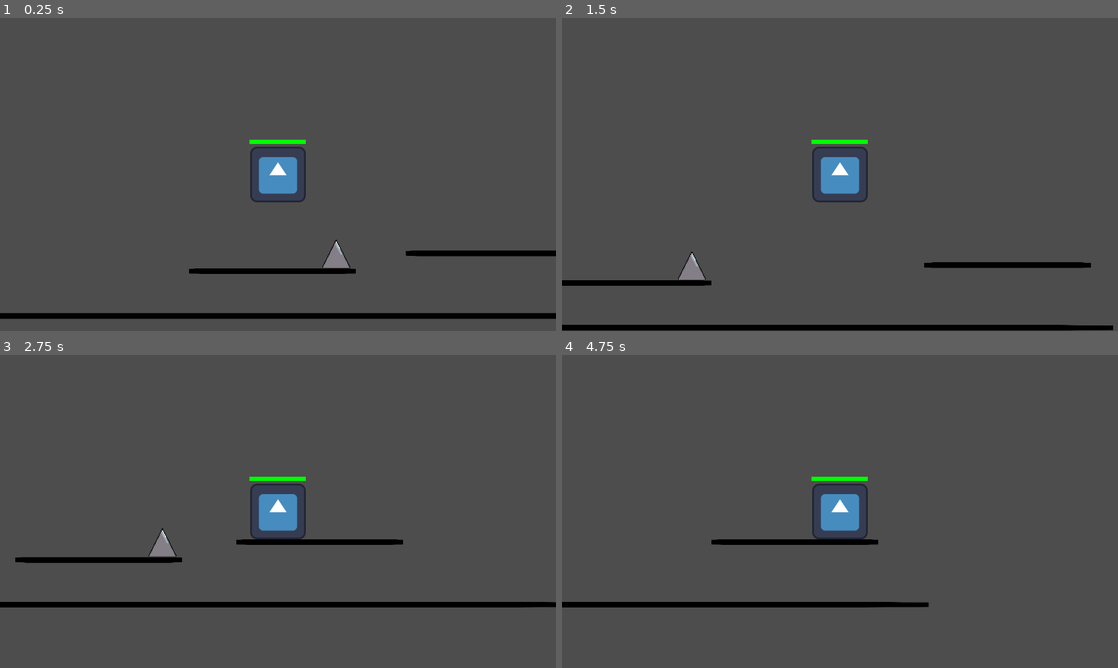
Above: before the commit, frames 1-4 (two rows, left to right).
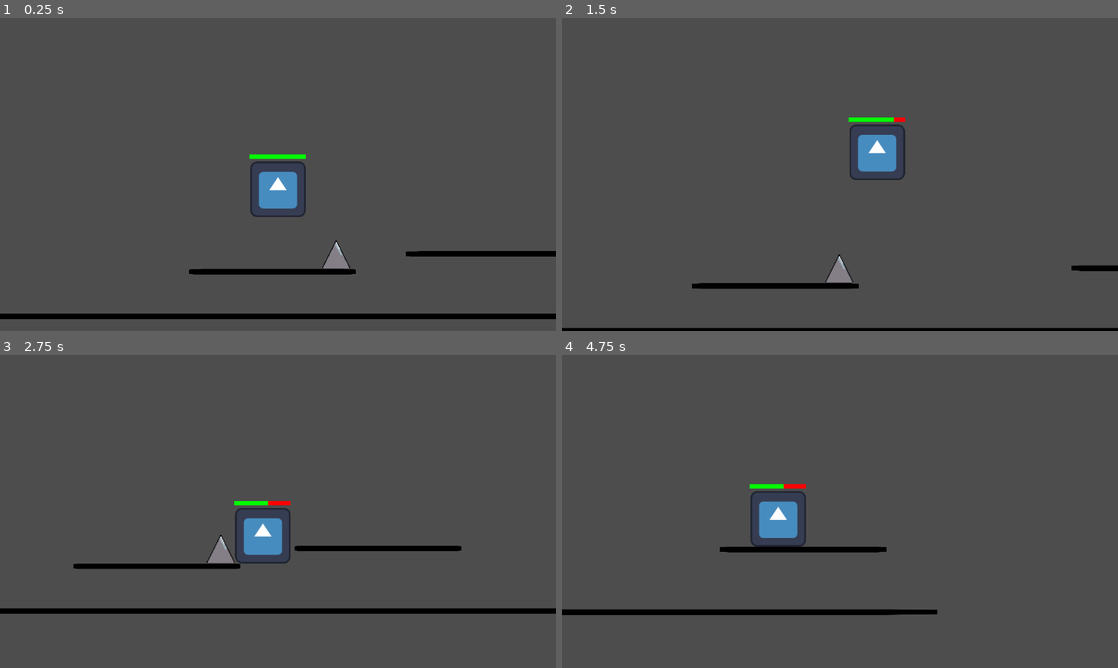
Above: after the commit, the same moments.

Repository: JamesCarnathan/TestingGameVersionControl
Game: Godot game, scene res://Assets/game.tscn
The game is run twice, just before and just after one commit, with the same random seed, the same clock (stepped at 60 frames per second) and the same inputs. The engine's default icon, where the game draws it, is replaced by a stand-in: a white triangle on a blue panel in a dark square.
Inputs:
- Up to frame 1 (0.25 s): no input
- Up to frame 2 (1.5 s): hold W (Up) 0.53-1.28 s; hold D (Right) from 0.53 s (still down); tap Shift (Dash, bound only after the commit) at 0.6 s; tap W (Up) at 1.35 s
- Up to frame 3 (2.75 s): tap W (Up) at 1.52, 1.82 s; tap Shift (Dash, bound only after the commit) at 1.55, 2.1 s; release D (Right) at 2.03 s; hold A (Left) from 2.03 s (still down); hold W (Up) from 2.03 s (still down)
- Up to frame 4 (4.75 s): release A (Left) at 2.78 s; release W (Up) at 2.78 s; hold D (Right) 2.78-4.28 s; tap Shift (Dash, bound only after the commit) at 2.85, 4.35 s; tap W (Up) at 3.02, 3.32, 4.52 s; hold W (Up) 3.53-4.28 s; hold A (Left) from 4.28 s (still down)

The runs differ from the first frame. In frame 1, 2.0% of the frame differs, in the area x 0-100%, y 38-97%; in frame 2, 5.6%; in frame 3, 7.9%, in the area x 0-100%, y 38-83%; in frame 4, 5.8%.

Commit message:
Added a dash and 2 hours of nothing

Diff:
--- a/Assets/game.tscn
+++ b/Assets/game.tscn
@@ -12,6 +12,11 @@
 [node name="Player" parent="." instance=ExtResource("1_7w0at")]
 position = Vector2(4, 5)
 health_max = 10.0
+jump_height = 1000.0
+jump_strength = 500.0
+dash_speed = 2500.0
+dash_iframes = 100.0
+dash_distance = 100000.0
 
 [node name="NormalFloor" parent="." instance=ExtResource("2_0hivi")]
 position = Vector2(-9, 260)
@@ -25,3 +30,12 @@
 [node name="NormalFloor2" parent="." instance=ExtResource("2_0hivi")]
 position = Vector2(0, 363)
 scale = Vector2(17.32, 0.1)
+
+[node name="NormalFloor4" parent="." instance=ExtResource("2_0hivi")]
+position = Vector2(-1024, 78)
+
+[node name="NormalFloor5" parent="." instance=ExtResource("2_0hivi")]
+position = Vector2(-1402, -231)
+
+[node name="NormalFloor3" parent="." instance=ExtResource("2_0hivi")]
+position = Vector2(-788, -422)
--- a/Assets/player.tscn
+++ b/Assets/player.tscn
@@ -18,6 +18,13 @@
 shape = SubResource("RectangleShape2D_hqtel")
 
 [node name="Camera2D" type="Camera2D" parent="."]
+position_smoothing_enabled = true
+position_smoothing_speed = 7.5
+drag_horizontal_enabled = true
+drag_left_margin = 0.05
+drag_top_margin = 0.05
+drag_right_margin = 0.05
+drag_bottom_margin = 0.05
 
 [node name="UI" type="Control" parent="."]
 layout_mode = 3
@@ -31,6 +38,7 @@
 offset_bottom = 40.0
 
 [node name="HP_LOWER" type="ColorRect" parent="UI/HP_BAR"]
+layout_mode = 0
 offset_left = -66.0
 offset_top = -80.0
 offset_right = 64.0
@@ -38,6 +46,7 @@
 color = Color(1, 0, 0, 1)
 
 [node name="HP_HIGHER" type="ColorRect" parent="UI/HP_BAR"]
+layout_mode = 0
 offset_left = -66.0
 offset_top = -80.0
 offset_right = 64.0
--- a/Scripts/damaging_floor.gd
+++ b/Scripts/damaging_floor.gd
@@ -2,6 +2,5 @@
 
 
 func _on_area_2d_body_entered(body: Node2D) -> void:
-	print("Chest")
 	if(body.is_in_group("Player")):
 		body.damage(2)
--- a/Scripts/player.gd
+++ b/Scripts/player.gd
@@ -1,42 +1,80 @@
 extends CharacterBody2D
 
-@export var max_jumps : int = 2
+@export var max_jumps: int
 @export var health_max: float
 @export var speed: float
 @export var jump_height: float
+@export var jump_strength: float
 
-var current_jumps : int = 0
-var current_health
-var max_bar_size
+@export var dash_speed: float
+@export var dash_iframes: float
+@export var dash_distance: float
+
+var test_Jump : bool = false
+
+var current_jumps: int = 0
+var current_health: float
+var max_bar_size: float
 
 var gravity = ProjectSettings.get_setting("physics/2d/default_gravity") as float
+
+var is_dashing: bool = false
+var dash_time: float = 0.0
+var dash_duration: float = 0.2
+var dash_direction: int = 0
 
 func _ready():
 	current_health = health_max
 	max_bar_size = $UI/HP_BAR/HP_HIGHER.size.x
 
 func _physics_process(delta: float) -> void:
+	if is_dashing:
+		_process_dash(delta)
+	else:
+		_process_movement(delta)
+		_check_dash_input()
+
+	move_and_slide()
+
+func _process_movement(delta: float) -> void:
 	var direction = Input.get_axis("Left", "Right")
 	velocity.x = direction * speed
 
-	if (not is_on_floor()):
-		velocity.y += gravity * delta
-		if (Input.is_action_pressed("Down")):
-			velocity.y += speed/5
-		if (Input.is_action_just_pressed("Up") and current_jumps < max_jumps):
-				velocity.y = -jump_height
-				current_jumps += 1;
+	if not is_on_floor():
+		velocity.y += gravity * 2 * delta
+		if Input.is_action_pressed("Down"):
+			velocity.y += speed / 5
+
+		if Input.is_action_pressed("Up") and test_Jump:
+				velocity.y -= jump_strength
+				if velocity.y < jump_height:
+					test_Jump = false
 	else:
-		current_jumps = 0
 		velocity.y = 0
-		if (Input.is_action_just_pressed("Up")):
-			velocity.y = -jump_height
-			current_jumps += 1
+		test_Jump = true
+		if Input.is_action_pressed("Up"):
+			velocity.y -= jump_strength
 
+func _check_dash_input() -> void:
+	if Input.is_action_just_pressed("Dash") and not is_dashing:
+		var input_dir = Input.get_axis("Left", "Right")
+		if input_dir != 0:
+			_start_dash(input_dir)
 
+func _start_dash(direction: int) -> void:
+	is_dashing = true
+	dash_direction = direction
+	dash_time = 0.0
+	velocity.y = 0
 
-	move_and_slide()
+func _process_dash(delta: float) -> void:
+	dash_time += delta
+	velocity.x = dash_direction * dash_speed
+	velocity.y = 0
 
+	if dash_time >= dash_duration:
+		is_dashing = false
+		dash_time = 0
 
 func damage(dmg):
 	current_health = max(current_health - dmg, 0)
--- a/project.godot
+++ b/project.godot
@@ -26,6 +26,7 @@
 Up={
 "deadzone": 0.2,
 "events": [Object(InputEventKey,"resource_local_to_scene":false,"resource_name":"","device":-1,"window_id":0,"alt_press …(192 unchanged characters)…
+, Object(InputEventKey,"resource_local_to_scene":false,"resource_name":"","device":-1,"window_id":0,"alt_pressed":false,"shift_pressed":false,"ctrl_pressed":false,"meta_pressed":false,"pressed":false,"keycode":0,"physical_keycode":32,"key_label":0,"unicode":32,"location":0,"echo":false,"script":null)
 ]
 }
 Down={
@@ -43,3 +44,8 @@
 "events": [Object(InputEventKey,"resource_local_to_scene":false,"resource_name":"","device":-1,"window_id":0,"alt_press …(192 unchanged characters)…
 ]
 }
+Dash={
+"deadzone": 0.2,
+"events": [Object(InputEventKey,"resource_local_to_scene":false,"resource_name":"","device":-1,"window_id":0,"alt_pressed":false,"shift_pressed":false,"ctrl_pressed":false,"meta_pressed":false,"pressed":false,"keycode":0,"physical_keycode":4194325,"key_label":0,"unicode":0,"location":0,"echo":false,"script":null)
+]
+}
